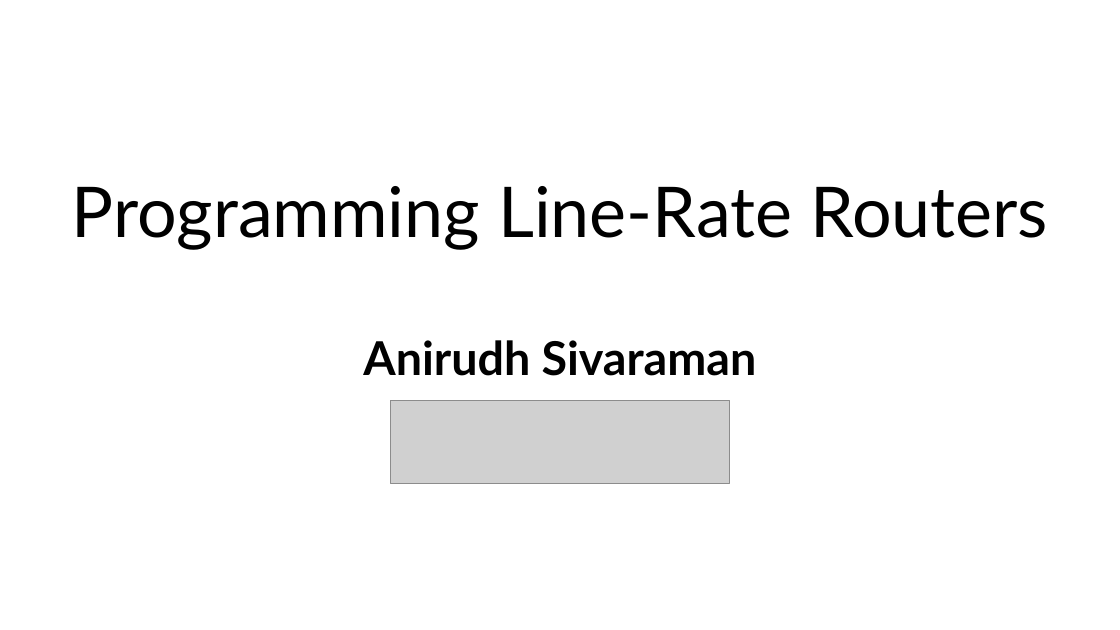
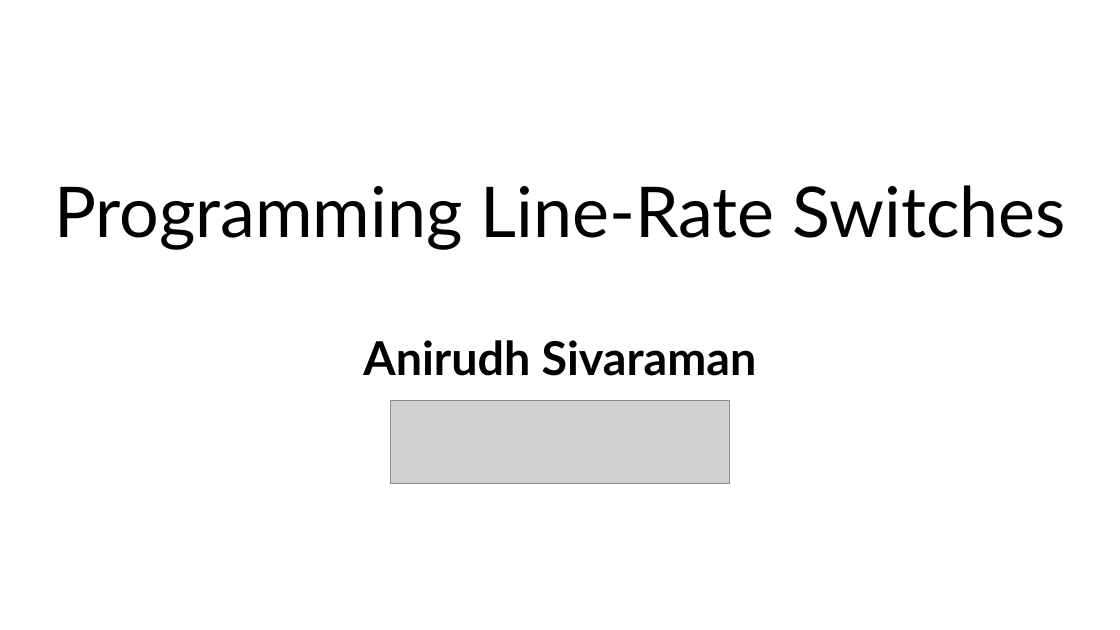
Before and after one commit to anirudhSK/pifo-domino-marple-ppts, a slide deck: slide 1 of combined_domino_pifo.pptx. Drawn at 1120x630 pixels with LibreOffice and Linux fonts; fonts in the diff are those of the drawing; grey boxes stand for pictures. Boxes give left, top, right and bottom in pixels: in the first picture for what was removed or moved away, otherwise in the second. Text is boxed around its words. In the diff, an @@ line names an element or a change of style, - is before the commit and + after.

Commit message:
Rename router to switch.
I think switch works better, router pipelines, shared-memory routers,
and router chips are all really confusing.

```diff
--- a/combined_domino_pifo.pptx
+++ b/combined_domino_pifo.pptx
@@ title at box(54, 185, 1066, 250): text changed @@
-Programming Line-Rate Routers
+Programming Line-Rate Switches
```
Also in this commit, not shown: 10 other slides changed.
